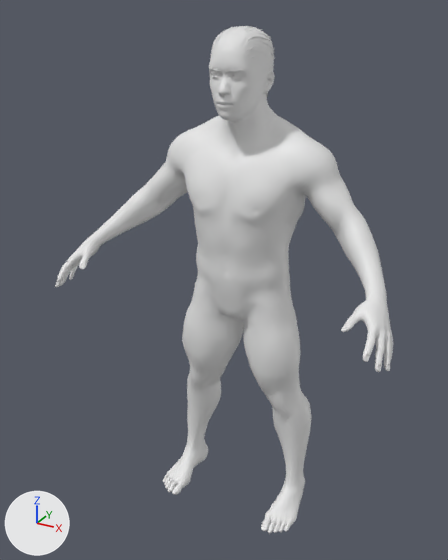
The glTF model game/assets/humans/dwarf_male_adolescent.glb as it was, and as the next commit left it.
The view is the same before and after, from a 50 mm camera at (0.691, -1.389, 1.362) aimed at (-0.026, -0.085, 0.71). Every picture has the same lights, and +X, +Y and +Z are marked at lower left. The picture after the commit comes second. Materials are left out; every surface is plain grey. Vertices at exactly the same position are counted once.

The first picture shows 'Body'.
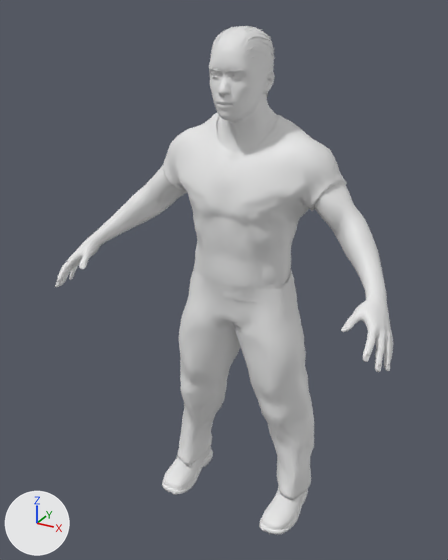
What changed in the scene script:
```text
Change me_mesh_0:
    used by ob_body; location = (0.0, 0.0, 0.0)
    remove me_mesh_0.from_pydata(...)  # 14465 vertices, 28170 faces; spans x -0.456..0.456, y -0.291..0.088, z 0.002..1.325
    add me_mesh_0.from_pydata(...)  # 18855 vertices, 36640 faces; spans x -0.456..0.456, y -0.291..0.101, z 0.0..1.325
    me_mesh_0 part 1: a new loose piece of 1357 vertices spanning x -0.221..0.218, y -0.13..0.101, z 0.055..0.742
    me_mesh_0 part 2: a new loose piece of 1311 vertices spanning x -0.252..0.248, y -0.139..0.094, z 0.668..1.126
    me_mesh_0 part 3: a new loose piece of 717 vertices spanning x 0.124..0.217, y -0.178..0.048, z 0.0..0.091
    me_mesh_0 part 4: a new loose piece of 717 vertices spanning x -0.217..-0.124, y -0.178..0.048, z 0.0..0.091
    other edits to the shape of me_mesh_0 do not show in these pictures
```

Where the change shows, as pixel boxes (x1, y1, x2, y2) in the pictures (448 x 560 px):
part 1 of me_mesh_0, added
    after: (177, 269, 314, 500)
part 2 of me_mesh_0, added
    after: (163, 113, 347, 305)
part 3 of me_mesh_0, added
    after: (259, 486, 308, 534)
part 4 of me_mesh_0, added
    after: (162, 446, 213, 494)
